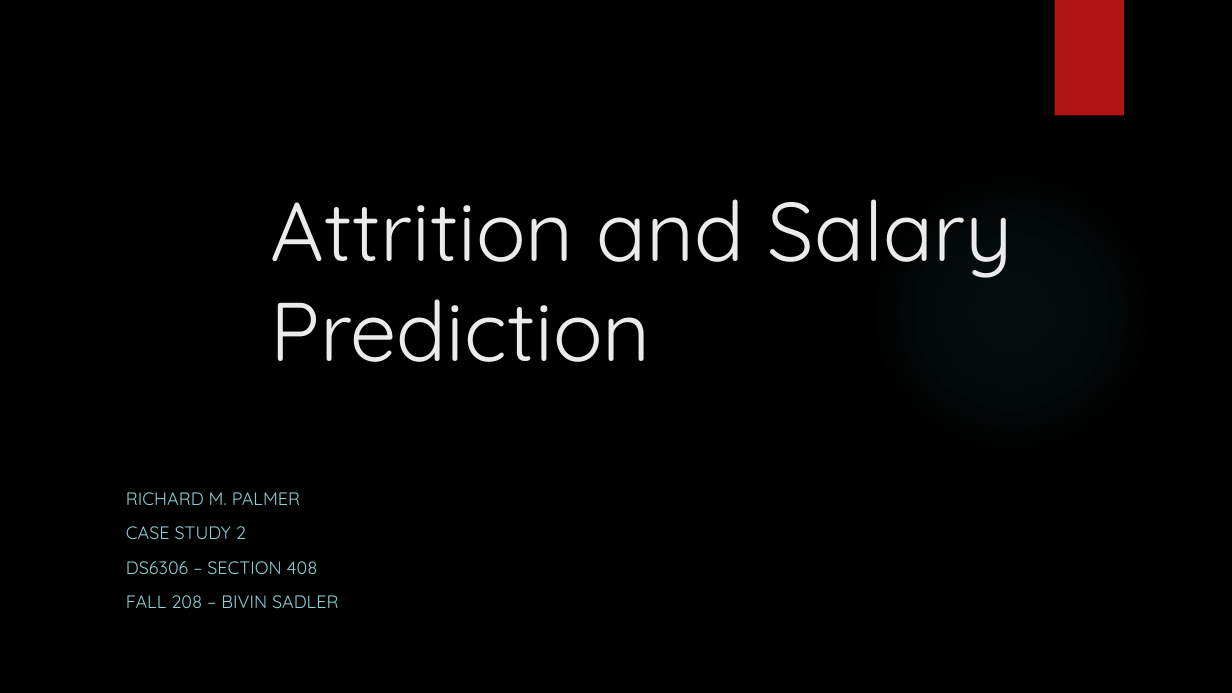
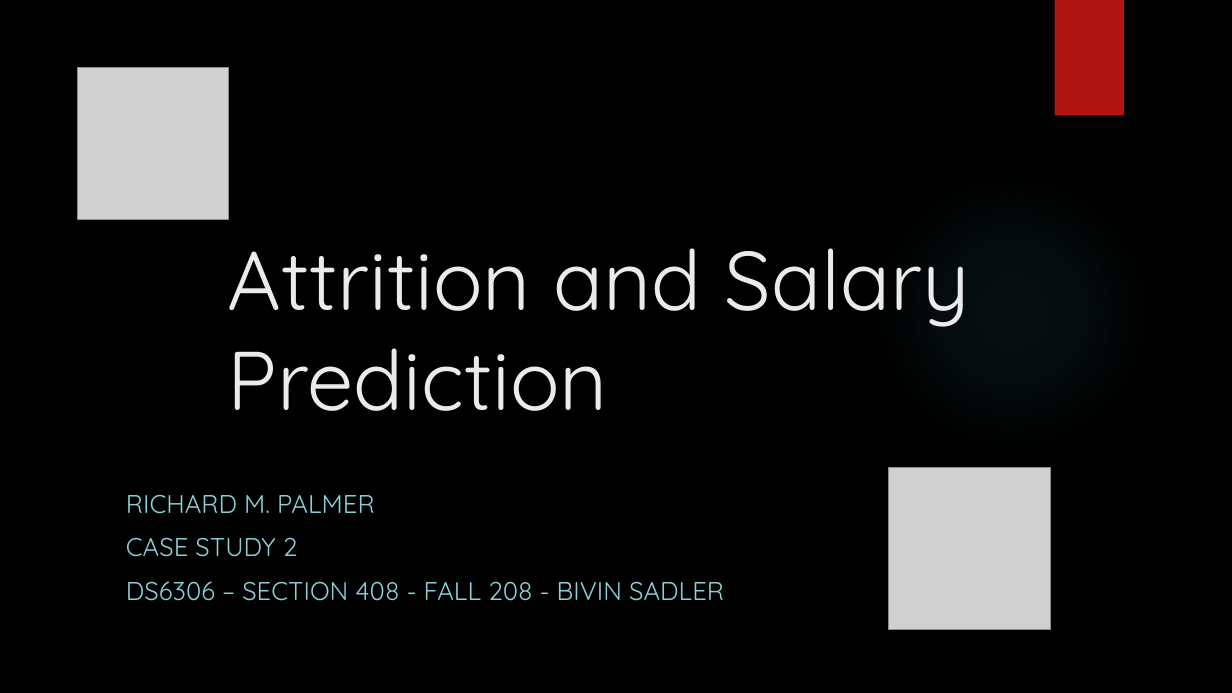
Before and after one commit to rmpalmer/CaseStudy2DDS, a slide deck: slide 1 of Richard_Palmer_Case_Study_2.pptx. Drawn at 1232x693 pixels with LibreOffice and Linux fonts; fonts in the diff are those of the drawing; grey boxes stand for pictures; background and template pictures are left out. Boxes give left, top, right and bottom in pixels: in the first picture for what was removed or moved away, otherwise in the second. Text is boxed around its words. In the diff, an @@ line names an element or a change of style, - is before the commit and + after.

```diff
--- a/Richard_Palmer_Case_Study_2.pptx
+++ b/Richard_Palmer_Case_Study_2.pptx
@@ picture added at (78, 68, 229, 220) @@
@@ title "Attrition and Salary Prediction": place and size @@
-title "Attrition and Salary Prediction" at (271, 199, 1013, 362)
+title "Attrition and Salary Prediction" at (228, 248, 970, 411)
@@ picture added at (889, 468, 1052, 630) @@
@@ subtitle at (126, 494, 375, 557): size 14 to 20 pt in "RICHARD M. PALMER", "CASE STUDY 2" @@
@@ subtitle at (126, 581, 724, 601): text changed; size 14 to 20 pt @@
-DS6306 – SECTION 408
-FALL 208 – BIVIN SADLER
+DS6306 – SECTION 408 - FALL 208 - BIVIN SADLER
```
Also in this commit, not shown: 5 other slides changed, 10 slides added, 5 slides removed.
